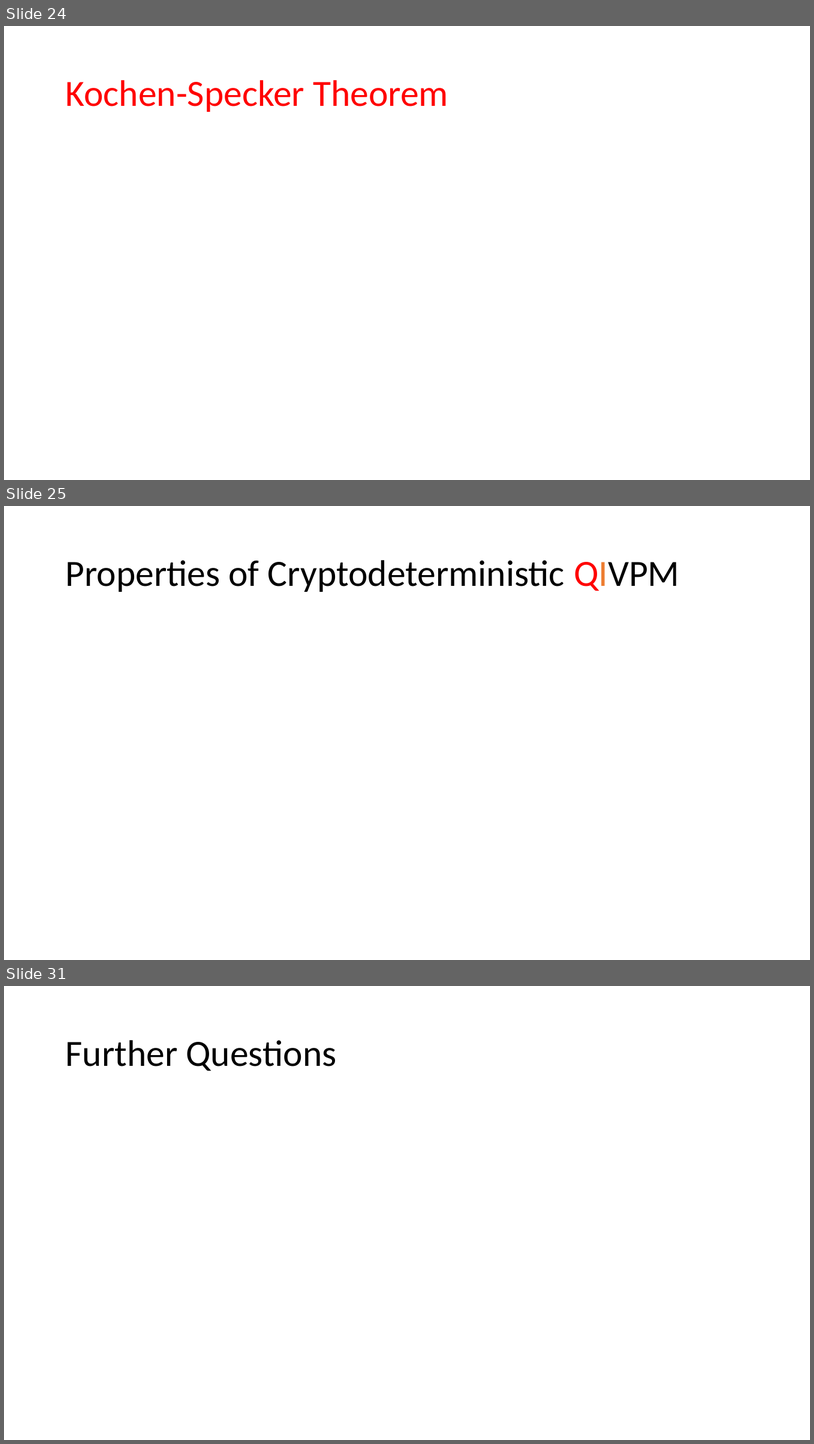
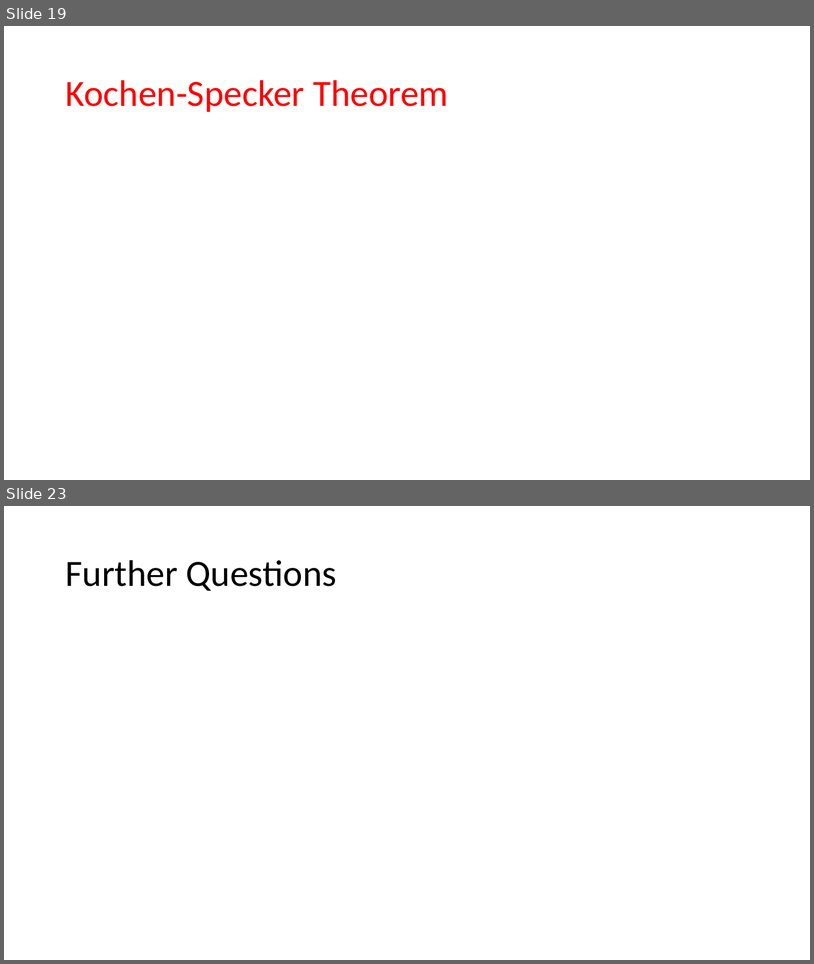
Before and after one commit to yuttai/Contextuality-and-Nonlocality-in-Discrete-Quantum-Theory, a slide deck: prop_short.pptm. Shown one above the other, each under a label of ours: slides 24, 25 and 31 before the commit, slides 19 and 23 after it; the slides between them are not shown. The pictures are 814x1444 and 814x964 pixels, drawn with LibreOffice and Linux fonts; fonts in the diff are those of the drawing; grey boxes stand for pictures. Boxes give left, top, right and bottom in pixels: in the first picture for what was removed or moved away, otherwise in the second. Text is boxed around its words. In the diff, an @@ line names an element or a change of style, - is before the commit and + after.

```diff
--- a/prop_short.pptm
+++ b/prop_short.pptm
@@ slide 25 removed at [4,506,810,960], background #FFFFFF @@
@@ title removed at [65,560,680,592] @@
-Properties of Cryptodeterministic QIVPM
@@ what was slide 24 is now slide 19 @@
@@ what was slide 31 is now slide 23 @@
```
Also in this commit, not shown: 14 slides changed, 1 slide added, 8 other slides removed.
